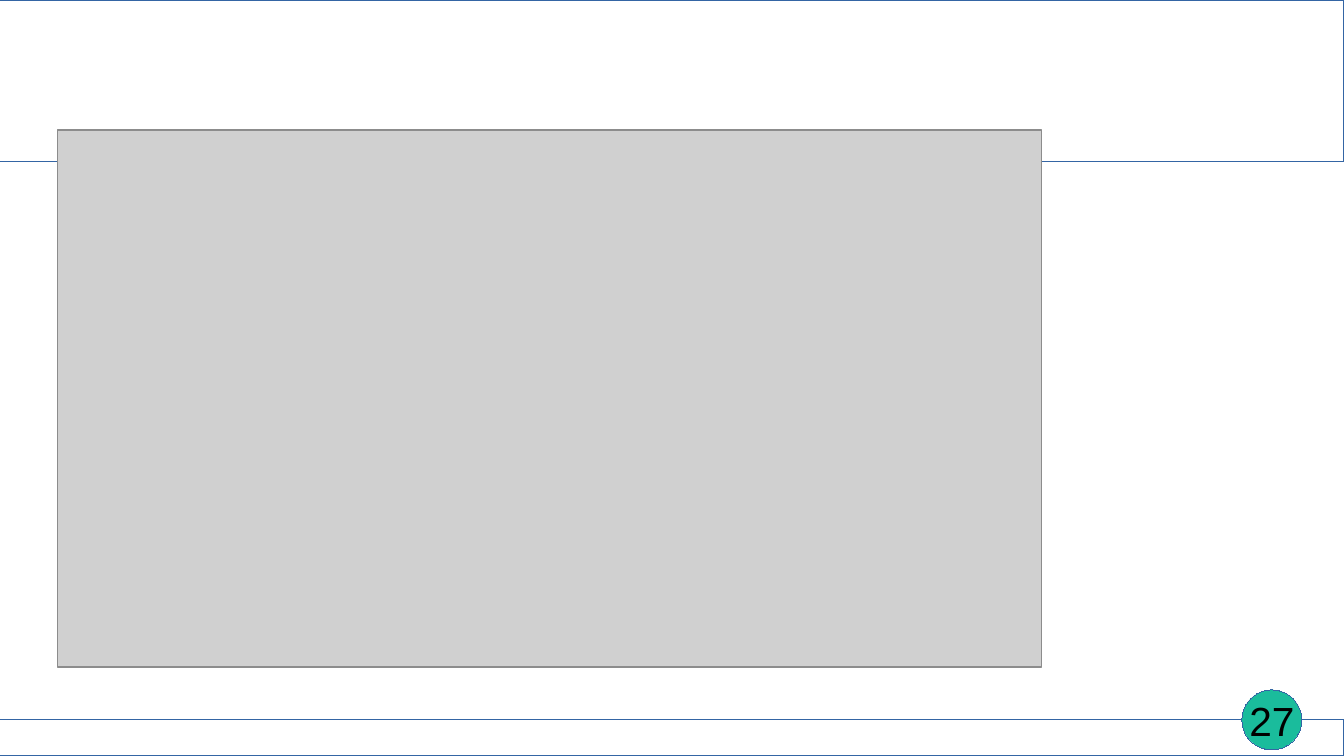
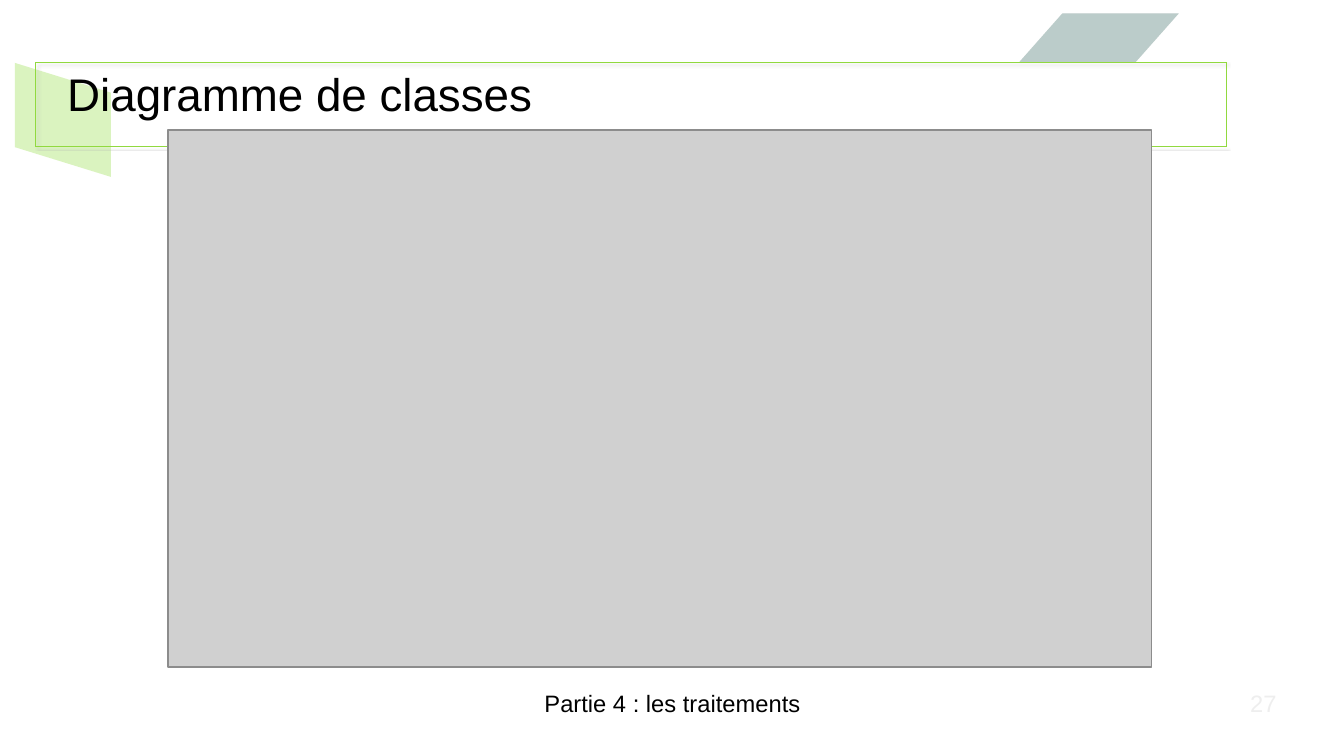
Before and after one commit to EmmaBroudic/Projet-Nooky, a slide deck: slide 27 of doc/Nooky4.odp. Drawn at 1344x756 pixels with LibreOffice and Linux fonts; fonts in the diff are those of the drawing; grey boxes stand for pictures. Boxes give left, top, right and bottom in pixels: in the first picture for what was removed or moved away, otherwise in the second. Text is boxed around its words. In the diff, an @@ line names an element or a change of style, - is before the commit and + after.

```diff
--- a/doc/Nooky4.odp
+++ b/doc/Nooky4.odp
@@ parallelogram added at (1020,13,1179,63), fill #81ACA6 at 39% opacity @@
@@ parallelogram added at (15,63,112,177), fill #B5E77D at 49% opacity @@
@@ rectangle: place and size @@
-rectangle at (0,0,1344,162)
+rectangle at (37,63,1228,148)
@@ rectangle at (37,63,1228,148): outline #3465A4 0 pt to #91D93F 0 pt; shadow on @@
@@ title added at (67,78,532,120), 27 pt, text #000000 @@
+Diagramme de classes
@@ picture: place and size @@
-picture at (57,130,1042,668)
+picture at (168,130,1153,668)
@@ text "Partie 4 : les traitements": place and size @@
-text "Partie 4 : les traitements" at (494,755,850,756)
+text "Partie 4 : les traitements" at (544,694,800,713)
@@ text "Partie 4 : les traitements" at (544,694,800,713): size 18 to 14 pt, font Karla to Arial, text colour #FFFFFF to #000000, bold off @@
@@ ellipse removed at (1243,690,1303,750) @@
@@ page number removed at (1249,707,1294,743) @@
-27
@@ rectangle removed at (0,721,1344,756) @@
```
Also in this commit, not shown: 81 other slides changed, 2 other files.
